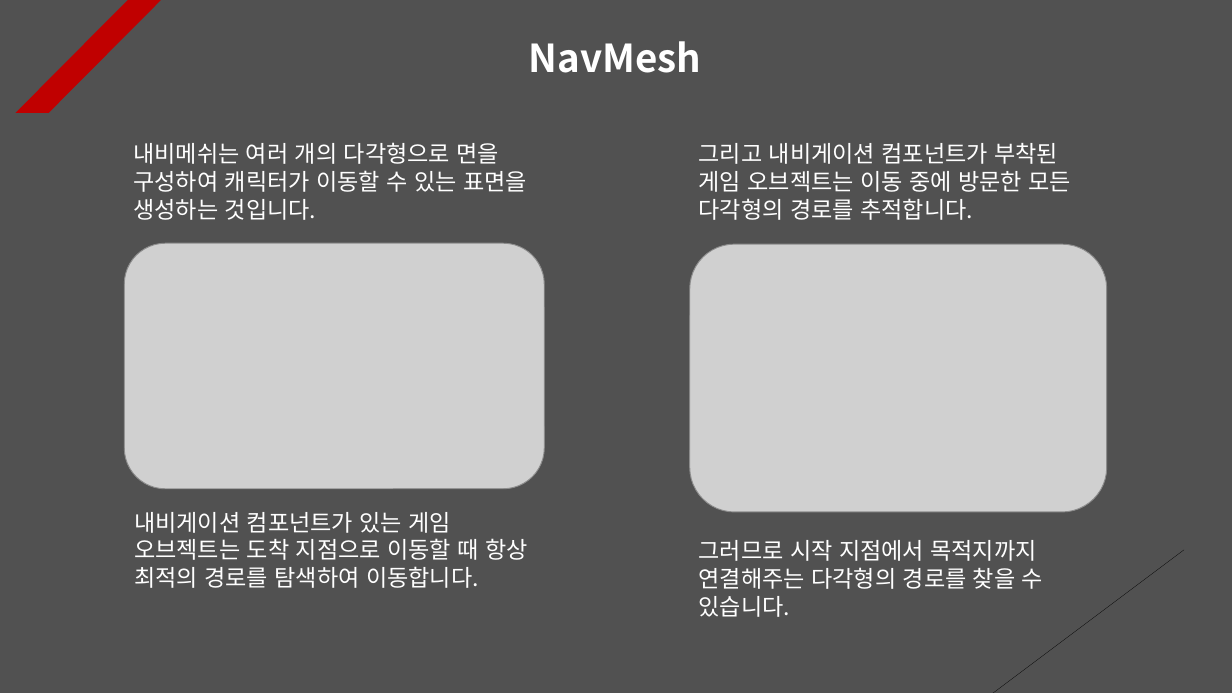
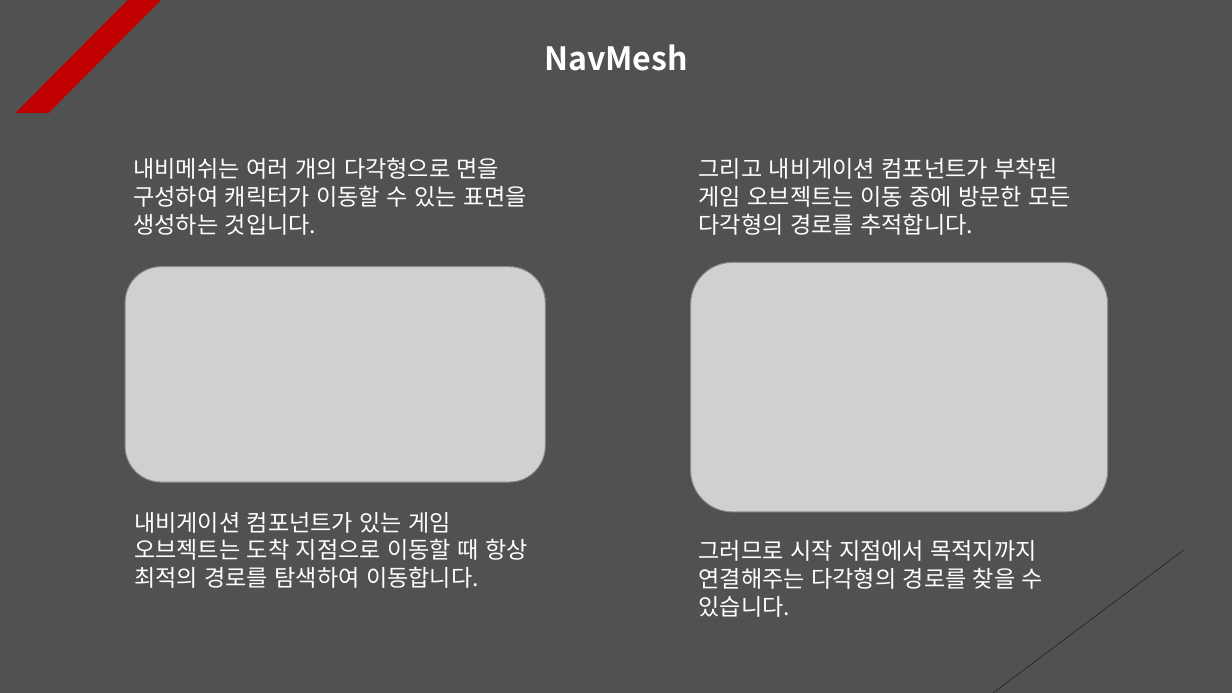
Before and after one commit to Unity2033/3D-UnityEngine, a slide deck: slide 5 of Assets/Class/NavMesh Agent/PPT Data/NavMesh Agent Example.pptx. Drawn at 1232x693 pixels with LibreOffice and Linux fonts; fonts in the diff are those of the drawing; grey boxes stand for pictures. Boxes give left, top, right and bottom in pixels: in the first picture for what was removed or moved away, otherwise in the second. Text is boxed around its words. In the diff, an @@ line names an element or a change of style, - is before the commit and + after.

Commit message:
NavMesh Agent Tutorial Renewal
- Implementation of AI object
  reconnaissance system

- InvokeRepeating function is used
  to implement repeated calling in
  the start function.

- Each PPT data update

- Delete and add resource data

```diff
--- a/Assets/Class/NavMesh Agent/PPT Data/NavMesh Agent Example.pptx
+++ b/Assets/Class/NavMesh Agent/PPT Data/NavMesh Agent Example.pptx
@@ text "NavMesh": place and size @@
-text "NavMesh" at [529, 41, 702, 73]
+text "NavMesh" at [544, 44, 688, 71]
@@ text "NavMesh" at [544, 44, 688, 71]: size 30 to 25 pt; alignment left to centre @@
@@ text "내비메쉬는 여러 개의 다각형으로 면을 ...": place and size @@
-text "내비메쉬는 여러 개의 다각형으로 면을 ..." at [133, 142, 527, 220]
+text "내비메쉬는 여러 개의 다각형으로 면을 ..." at [133, 157, 527, 235]
@@ text "그리고 내비게이션 컴포넌트가 부착된 게임 ...": place and size @@
-text "그리고 내비게이션 컴포넌트가 부착된 게임 ..." at [699, 143, 1071, 220]
+text "그리고 내비게이션 컴포넌트가 부착된 게임 ..." at [699, 158, 1071, 235]
@@ picture: place and size @@
-picture at [125, 243, 545, 489]
+picture at [125, 267, 545, 482]
@@ picture: place and size @@
-picture at [690, 244, 1107, 512]
+picture at [690, 262, 1107, 512]
```
Also in this commit, not shown: 8 other slides changed, 22 other files.
